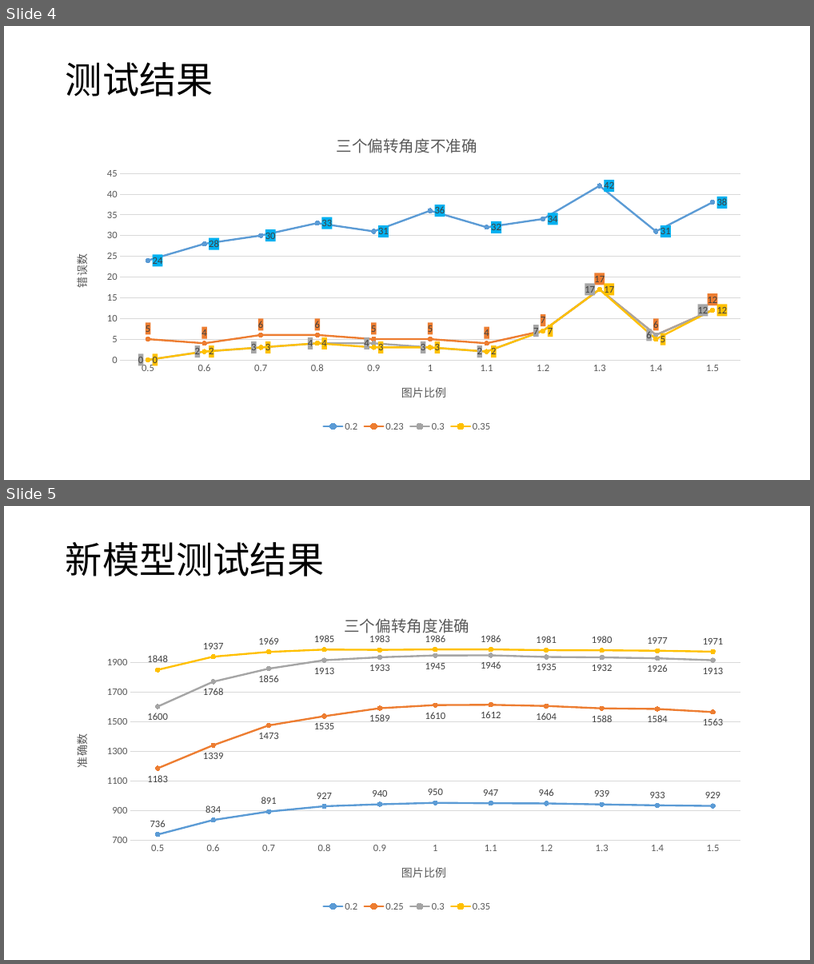
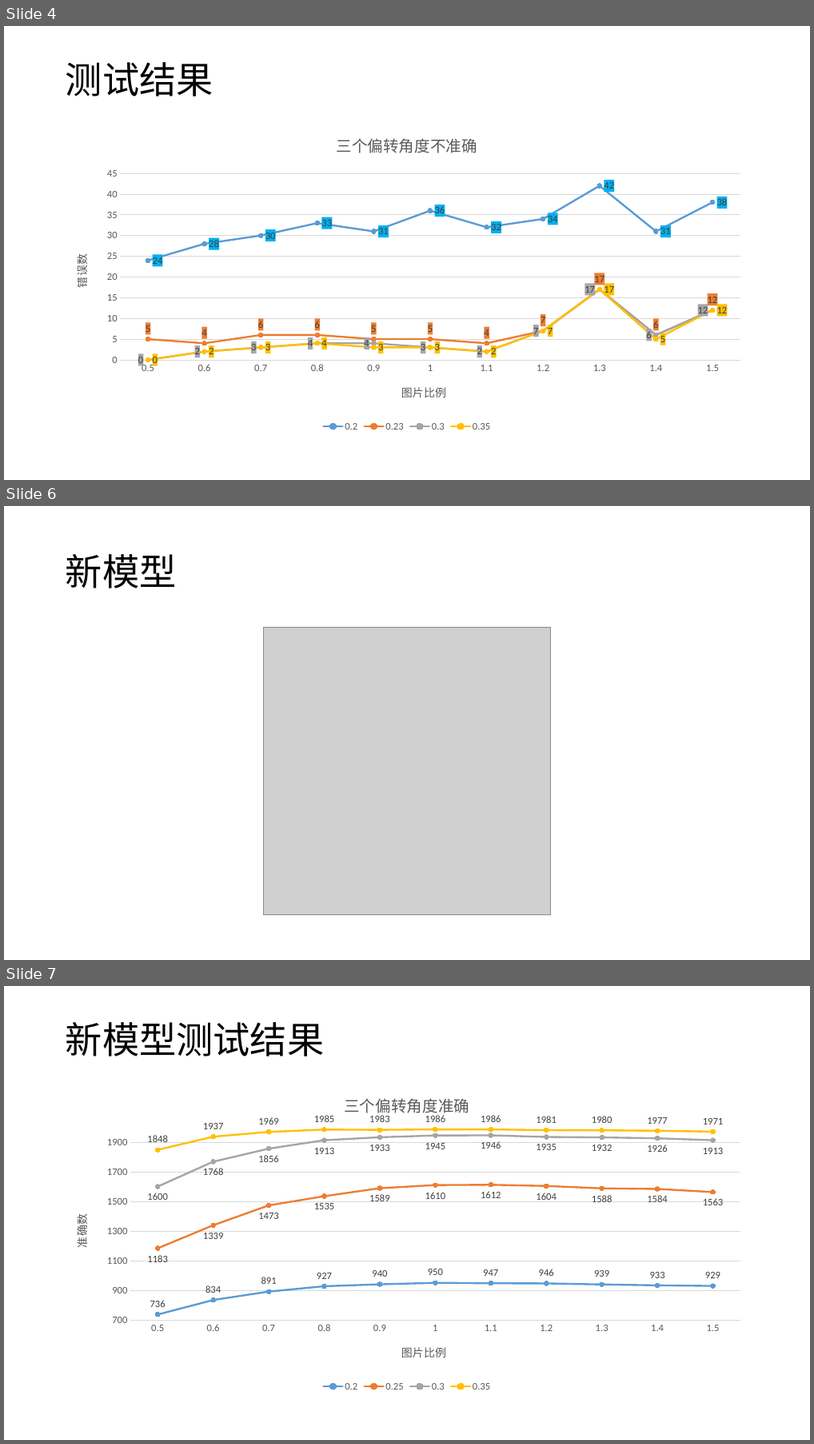
Before and after one commit to cszfz/opencv_test, a slide deck: file/不同精度误差统计结果.pptx. Shown one above the other, each under a label of ours: slides 4 and 5 before the commit, slides 4, 6 and 7 after it; the slides between them are not shown. The pictures are 814x964 and 814x1444 pixels, drawn with LibreOffice and Linux fonts; fonts in the diff are those of the drawing; grey boxes stand for pictures. Boxes give left, top, right and bottom in pixels: in the first picture for what was removed or moved away, otherwise in the second. Text is boxed around its words. In the diff, an @@ line names an element or a change of style, - is before the commit and + after.

```diff
--- a/file/不同精度误差统计结果.pptx
+++ b/file/不同精度误差统计结果.pptx
@@ slide 6 added at [4, 506, 810, 960], background #FFFFFF @@
@@ title added at [66, 554, 177, 588], 44 pt, text #000000 @@
+新模型
@@ picture added at [263, 627, 551, 915] @@
@@ what was slide 5 is now slide 7 @@
```
Also in this commit, not shown: 2 other slides added.
